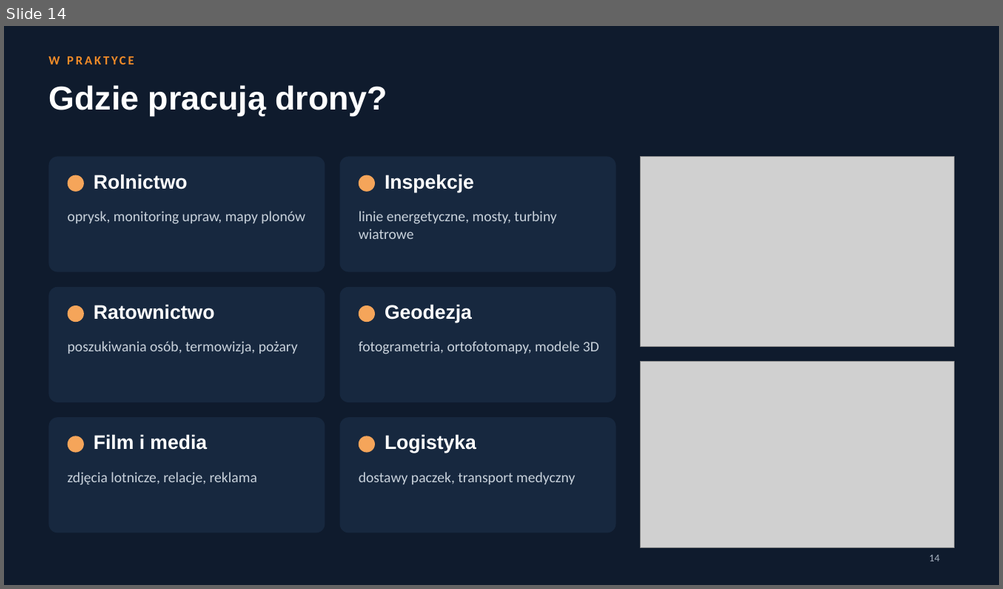
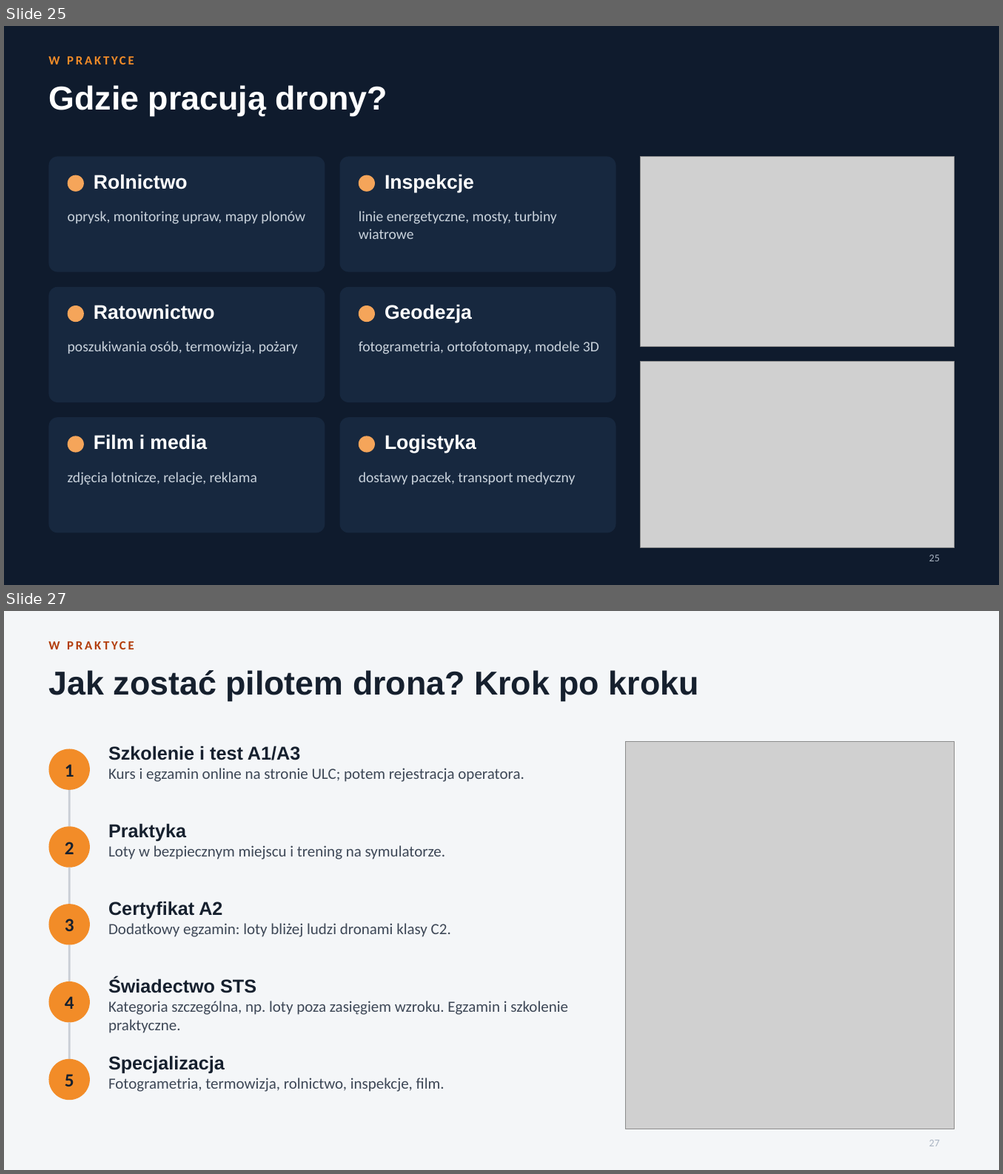
Before and after one commit to Pawel202685/psychic-octo-invention, a slide deck: Ogolna_wiedza_o_BSP.pptx. Shown one above the other, each under a label of ours: slide 14 before the commit, slides 25 and 27 after it; the slides between them are not shown. The pictures are 1003x589 and 1003x1174 pixels, drawn with LibreOffice and Linux fonts; fonts in the diff are those of the drawing; grey boxes stand for pictures. Boxes give left, top, right and bottom in pixels: in the first picture for what was removed or moved away, otherwise in the second. Text is boxed around its words. In the diff, an @@ line names an element or a change of style, - is before the commit and + after.

```diff
--- a/Ogolna_wiedza_o_BSP.pptx
+++ b/Ogolna_wiedza_o_BSP.pptx
@@ slide 27 added at [4,611,999,1170], background #F4F6F8 @@
@@ text added at [48,641,134,649], 12 pt, text #B23C0A, bold @@
+W PRAKTYCE
@@ title added at [48,670,699,701], 32 pt, text #16202E, bold @@
+Jak zostać pilotem drona? Krok po kroku
@@ picture added at [626,741,954,1130] @@
@@ ellipse added at [48,749,90,790], fill #F28C28 @@
@@ text added at [65,764,74,777], 18 pt, text #16202E, bold @@
+1
@@ text added at [108,746,523,782], 15 pt, text #3D4756 @@
+Szkolenie i test A1/A3
+Kurs i egzamin online na stronie ULC; potem rejestracja operatora.
@@ line added from (70, 790) to (70, 826), #C9CED6 2 pt @@
@@ ellipse added at [48,826,90,868], fill #F28C28 @@
@@ text added at [108,823,446,860], 15 pt, text #3D4756 @@
+Praktyka
+Loty w bezpiecznym miejscu i trening na symulatorze.
@@ text added at [65,842,74,854], 18 pt, text #16202E, bold @@
+2
@@ line added from (70, 868) to (70, 904), #C9CED6 2 pt @@
@@ ellipse added at [48,904,90,945], fill #F28C28 @@
@@ text added at [65,919,74,931], 18 pt, text #16202E, bold @@
+3
@@ text added at [108,901,451,937], 15 pt, text #3D4756 @@
+Certyfikat A2
+Dodatkowy egzamin: loty bliżej ludzi dronami klasy C2.
@@ line added from (70, 945) to (70, 982), #C9CED6 2 pt @@
@@ ellipse added at [48,982,90,1023], fill #F28C28 @@
@@ text added at [108,977,568,1034], 15 pt, text #3D4756 @@
+Świadectwo STS
+Kategoria szczególna, np. loty poza zasięgiem wzroku. Egzamin i szkolenie praktyczne.
@@ text added at [65,997,74,1009], 18 pt, text #16202E, bold @@
+4
@@ line added from (70, 1023) to (70, 1059), #C9CED6 2 pt @@
@@ ellipse added at [48,1059,90,1100], fill #F28C28 @@
@@ text added at [65,1074,74,1087], 18 pt, text #16202E, bold @@
+5
@@ text added at [108,1056,444,1092], 15 pt, text #3D4756 @@
+Specjalizacja
+Fotogrametria, termowizja, rolnictwo, inspekcje, film.
@@ page number added at [929,1140,939,1147], 10 pt, text #A9B4C2 @@
+27
@@ what was slide 14 is now slide 25 @@
@@ page number at [929,555,939,562]: text changed @@
-14
+25
```
Also in this commit, not shown: 6 slides changed, 14 other slides added.
